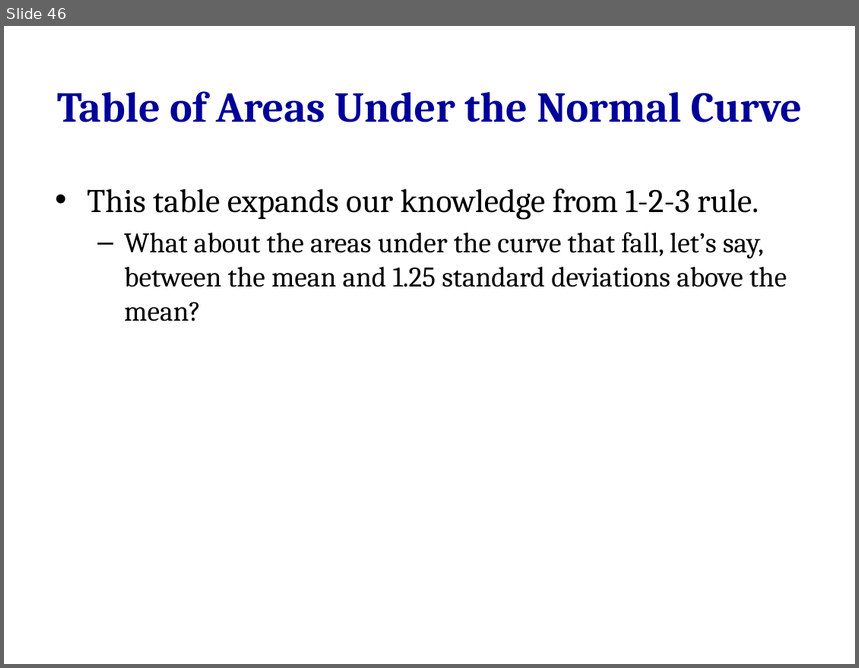
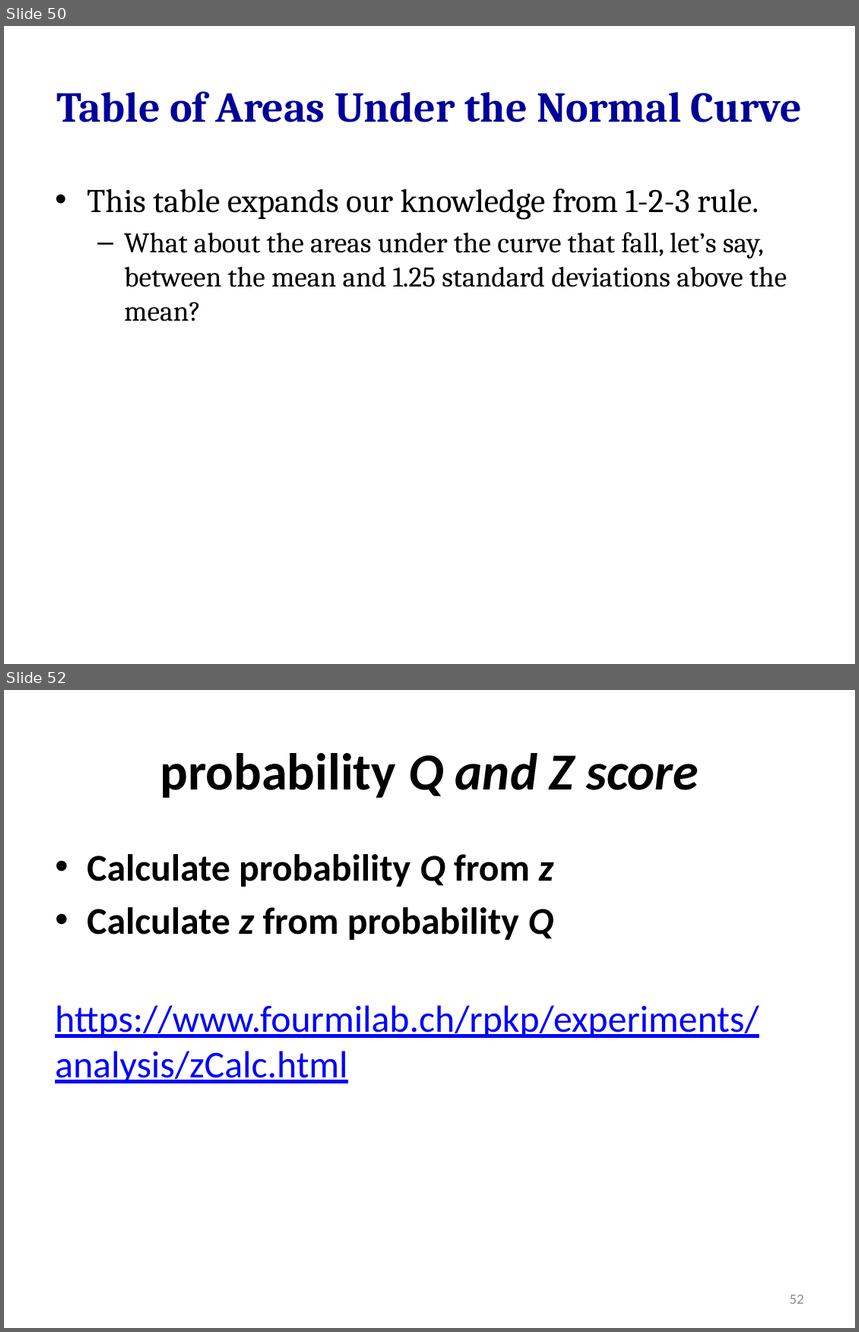
Before and after one commit to hejibo/Psychological-Statistics, a slide deck: Lecture 4 - Measure of Dispersion & Normal Curve/Lecture 4 - Measure of Dispersion & Normal Curve.pptx. Shown one above the other, each under a label of ours: slide 46 before the commit, slides 50 and 52 after it; the slides between them are not shown. The pictures are 859x668 and 859x1332 pixels, drawn with LibreOffice and Linux fonts; fonts in the diff are those of the drawing. Boxes give left, top, right and bottom in pixels: in the first picture for what was removed or moved away, otherwise in the second. Text is boxed around its words. In the diff, an @@ line names an element or a change of style, - is before the commit and + after.

Commit message:
add z score to probability and R code solutions, z-p tables

```diff
--- a/Lecture 4 - Measure of Dispersion & Normal Curve/Lecture 4 - Measure of Dispersion & Normal Curve.pptx
+++ b/Lecture 4 - Measure of Dispersion & Normal Curve/Lecture 4 - Measure of Dispersion & Normal Curve.pptx
@@ slide 52 added at [4, 690, 855, 1328], background #FFFFFF @@
@@ title added at [160, 753, 699, 798], 44 pt, text #000000, bold @@
+probability Q and Z score
@@ text added at [55, 854, 759, 1084], 32 pt, text #0000FF, underline @@
+• Calculate probability Q from z
+• Calculate z from probability Q
+https://www.fourmilab.ch/rpkp/experiments/analysis/zCalc.html
@@ page number added at [790, 1295, 804, 1304], 12 pt, text #8C8C8C @@
+52
@@ what was slide 46 is now slide 50 @@
```
Also in this commit, not shown: 3 slides changed, 9 other slides added, 10 other files.
